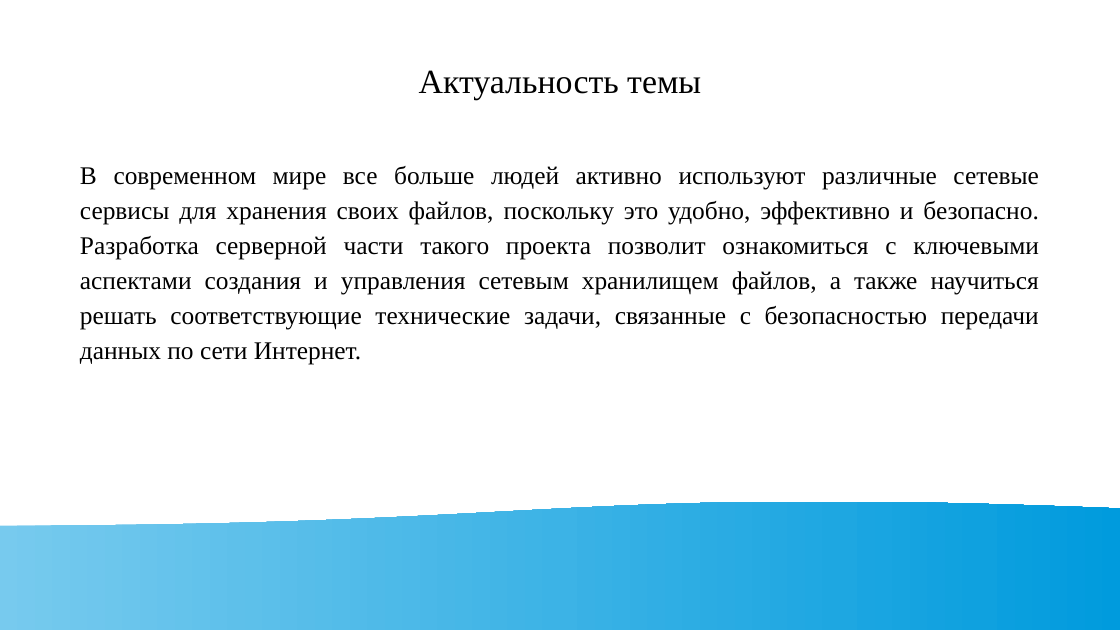
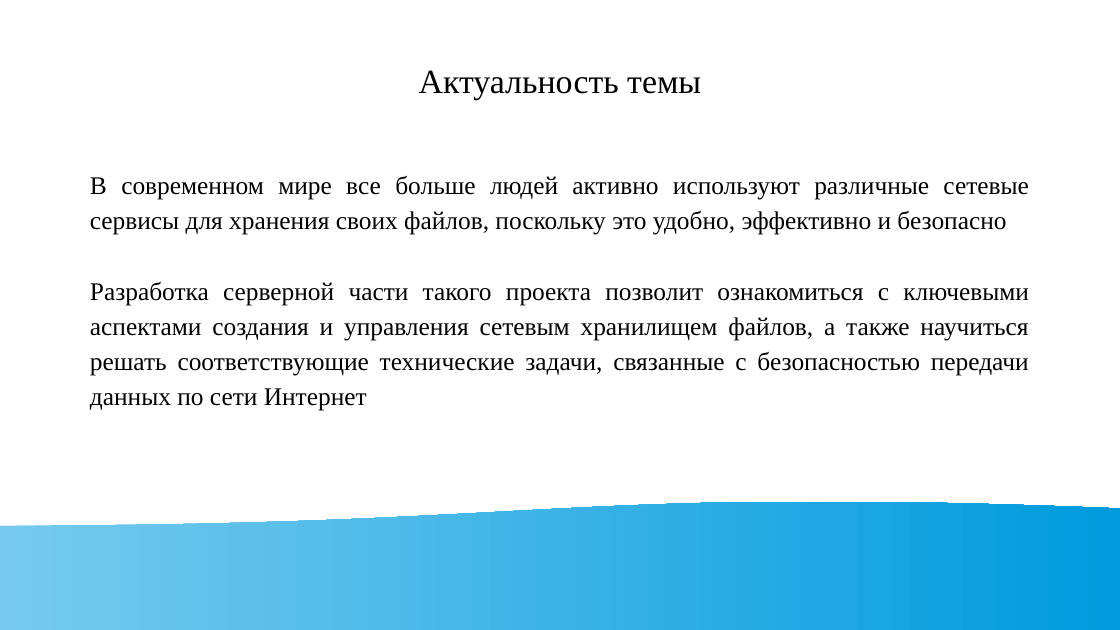
Before and after one commit to hantagu/go-filestorage-server, a slide deck: slide 2 of Презентация.odp. Drawn at 1120x630 pixels with LibreOffice and Linux fonts; fonts in the diff are those of the drawing. Boxes give left, top, right and bottom in pixels: in the first picture for what was removed or moved away, otherwise in the second. Text is boxed around its words. In the diff, an @@ line names an element or a change of style, - is before the commit and + after.

```diff
--- a/Презентация.odp
+++ b/Презентация.odp
@@ text at bbox=[90, 176, 1029, 410]: text changed @@
-В современном мире все больше людей активно используют различные сетевые сервисы для хранения своих файлов, поскольку это удобно, эффективно и безопасно. Разработка серверной части такого проекта позволит ознакомиться с ключевыми аспектами создания и управления сетевым хранилищем файлов, а также научиться решать соответствующие технические задачи, связанные с безопасностью передачи данных по сети Интернет.
+В современном мире все больше людей активно используют различные сетевые сервисы для хранения своих файлов, поскольку это удобно, эффективно и безопасно
+Разработка серверной части такого проекта позволит ознакомиться с ключевыми аспектами создания и управления сетевым хранилищем файлов, а также научиться решать соответствующие технические задачи, связанные с безопасностью передачи данных по сети Интернет
```
Also in this commit, not shown: 2 other slides changed, 1 slide added, 1 other file.
